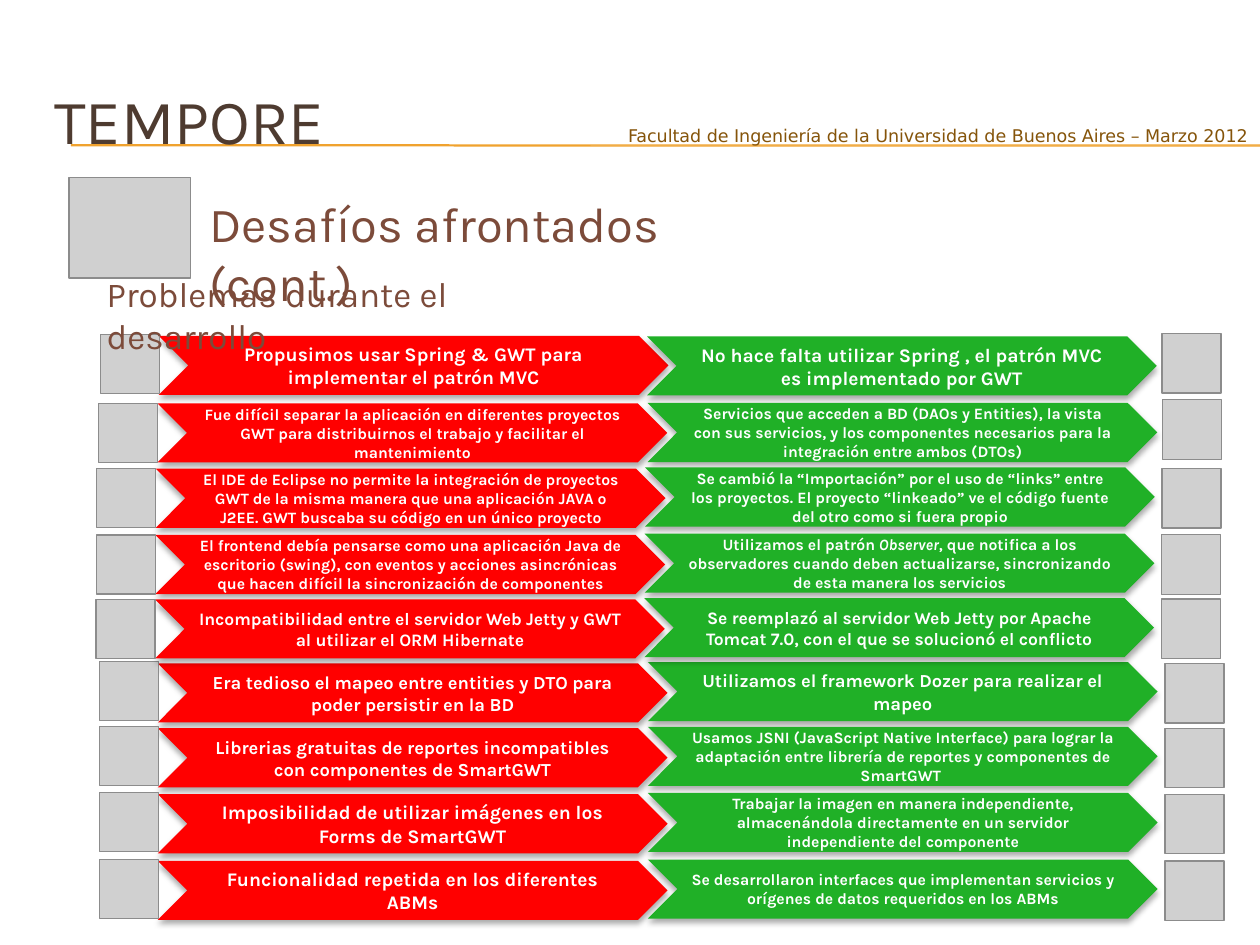
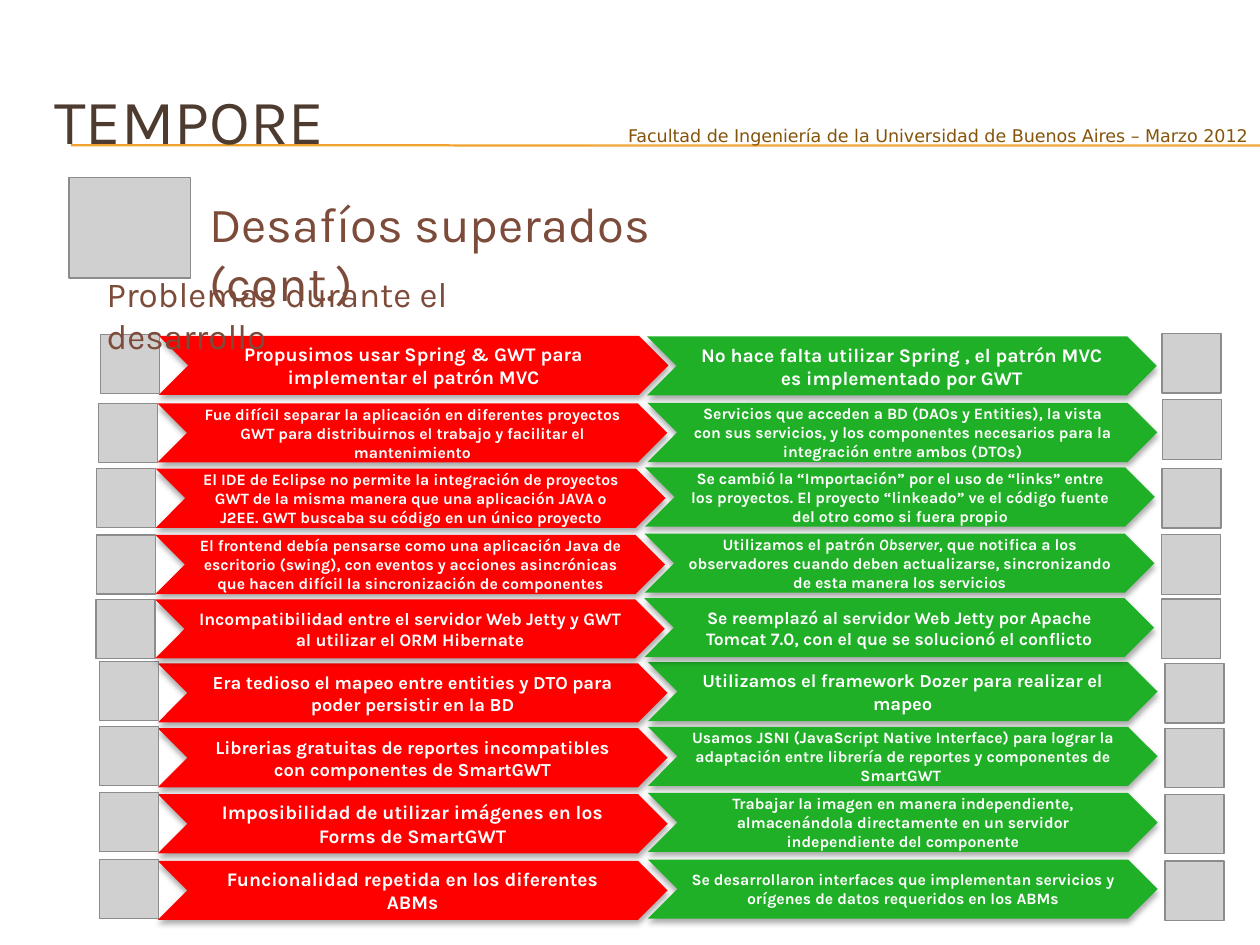
Before and after one commit to joshishimla99/tempore, a slide deck: slide 8 of docs/Presentacion Final/Tempore – Manejá tus tiempos-V2.pptx. Drawn at 1260x945 pixels with LibreOffice and Linux fonts; fonts in the diff are those of the drawing; grey boxes stand for pictures; background and template pictures are left out. Boxes give left, top, right and bottom in pixels: in the first picture for what was removed or moved away, otherwise in the second. Text is boxed around its words. In the diff, an @@ line names an element or a change of style, - is before the commit and + after.

Commit message:
update presentacion

```diff
--- a/docs/Presentacion Final/Tempore – Manejá tus tiempos-V2.pptx
+++ b/docs/Presentacion Final/Tempore – Manejá tus tiempos-V2.pptx
@@ text at [209,205,650,308]: text changed @@
-Desafíos afrontados (cont.)
+Desafíos superados (cont.)
```
Also in this commit, not shown: 3 other slides changed.
